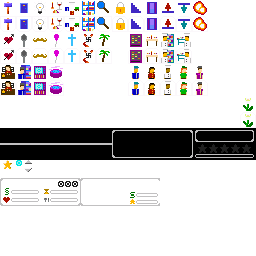
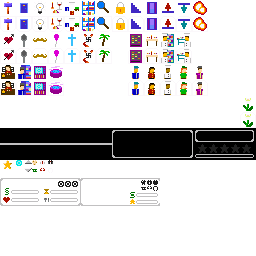
Layer changes from the first 256×256 image to the second:
painted on "hud.png" over [32, 160, 158, 191]
